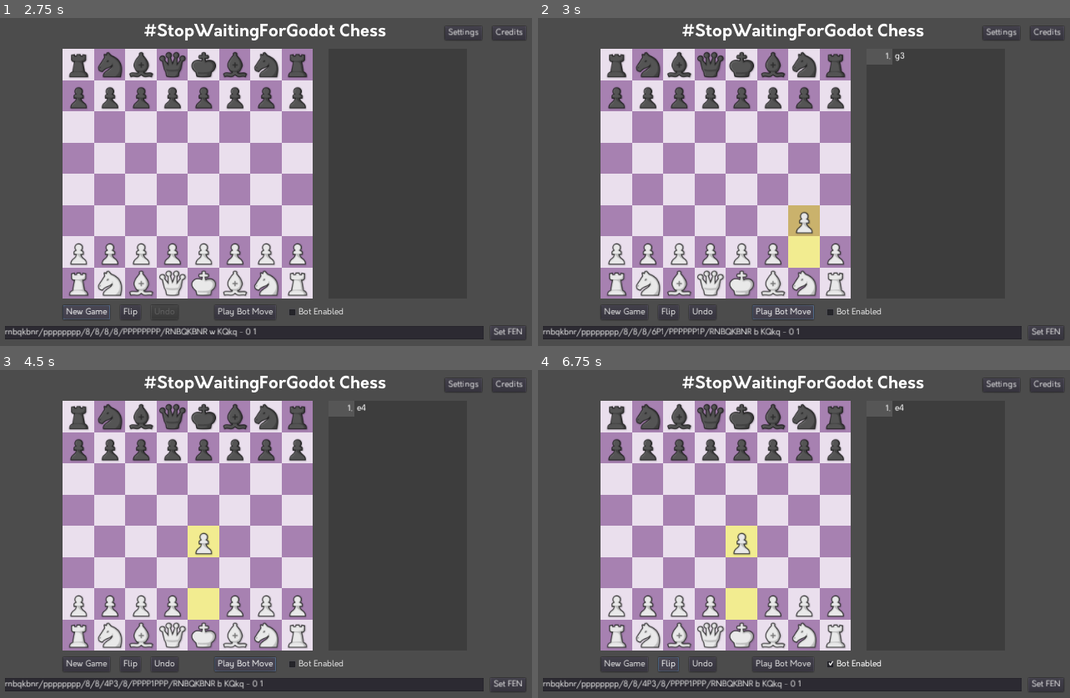
Above: before the commit, frames 1-4 (two rows, left to right).
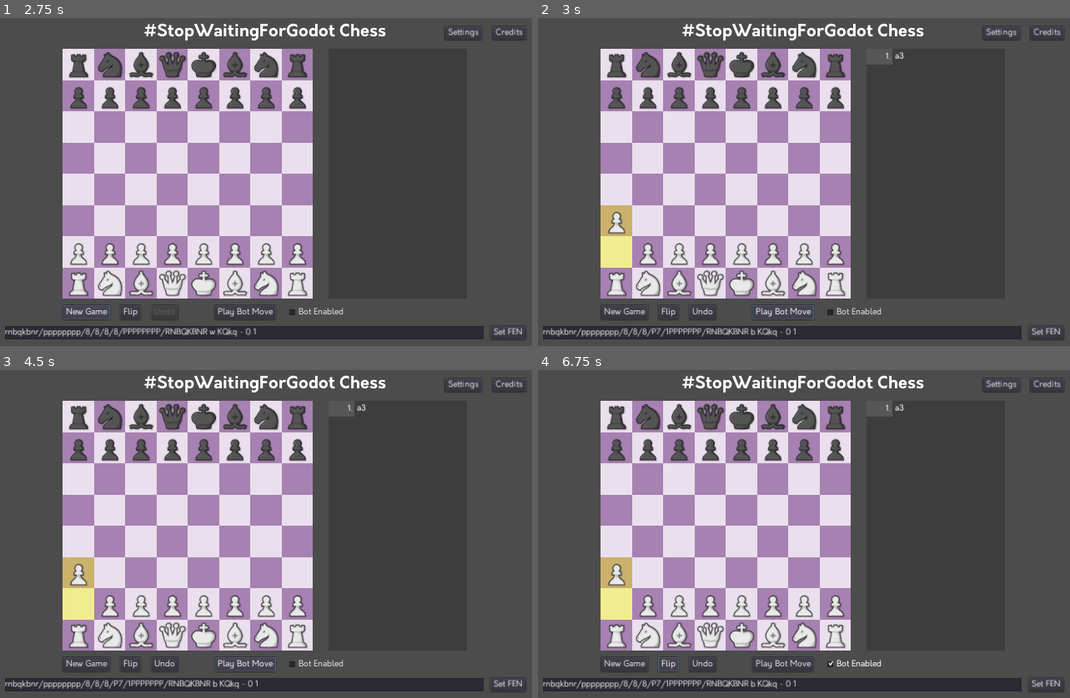
Above: after the commit, the same moments.

Repository: thearst3rd/stopwaitingforgodot-chess
Game: Godot game, scene res://src/Game.tscn
Same seed, same stepped clock (60 frames per second), same inputs: the game is played once before the commit and once after it.
Inputs:
- Up to frame 1 (2.75 s): click "Set FEN" at 0.5 s; click "New Game" at 1.25 s; click "New Game" at 2 s
- Up to frame 2 (3 s): click "Play Bot Move" at 2.75 s
- Up to frame 3 (4.5 s): click "Undo" at 3.5 s; click "Play Bot Move" at 4.25 s
- Up to frame 4 (6.75 s): click "Flip" at 5 s; click "Bot Enabled" at 5.75 s; click "Flip" at 6.5 s

Frame 1 is identical in both runs. In frame 2, 2.6% of the frame differs, in the area x 11-69%, y 10-98%; in frame 3, 2.6%; in frame 4, 2.6%.

Commit message:
Simple negamax algorithm implemented

Diff:
--- a/project.godot
+++ b/project.godot
@@ -15,12 +15,18 @@
 "path": "res://src/chess/Chess.gd"
 }, {
 "base": "Reference",
+"class": "ChessEngine",
+"language": "GDScript",
+"path": "res://src/chess/ChessEngine.gd"
+}, {
+"base": "Reference",
 "class": "Move",
 "language": "GDScript",
 "path": "res://src/chess/Move.gd"
 } ]
 _global_script_class_icons={
 "Chess": "",
+"ChessEngine": "",
 "Move": ""
 }
 
--- a/src/Game.gd
+++ b/src/Game.gd
@@ -2,6 +2,7 @@
 
 
 var chess = Chess.new()
+var engine = ChessEngine.new()
 onready var board = find_node("Board")
 onready var title_text = find_node("Title").text
 onready var bot_timer = find_node("BotTimer")
@@ -77,13 +78,6 @@
 				if last_move.notation_san[-1] == "+":
 					find_node("CheckSound").play()
 
-# This is the "thinking" function that the bot uses to choose which move it wants to play
-func bot_get_move():
-	# Just pick a random move for now...
-	# TODO, implement some sort of actual AI
-	var move = legal_moves[randi() % legal_moves.size()]
-	return move
-
 func bot_play(with_timeout = false):
 	if chess.is_game_over():
 		return
@@ -92,8 +86,9 @@
 	if with_timeout:
 		bot_timer.start()
 	else:
-		var move = bot_get_move()
-		chess.play_move(move)
+		var result = engine.get_move(chess)
+		print(result[0])
+		chess.play_move(result[1])
 		bot_thinking = false
 		bot_timer.stop()
 		update_state(true)
--- /dev/null
+++ b/src/chess/ChessEngine.gd
@@ -0,0 +1,70 @@
+extends Reference
+class_name ChessEngine
+
+const MATE_SCORE = 1_000_000_000
+const MATE_THRESHOLD = 999_000_000
+
+const INF_SCORE = 0xFFFF_FFFF_FFFF
+
+var search_depth = 3
+
+func get_move(chess : Chess):
+	return negamax(chess, search_depth, -INF_SCORE, INF_SCORE)
+
+static func get_piece_value(piece) -> int:
+	match piece:
+		null, "K", "k":
+			pass
+		"Q", "q":
+			return 900
+		"R", "r":
+			return 500
+		"B", "b":
+			return 300
+		"N", "n":
+			return 300
+		"P", "p":
+			return 100
+	return 0;
+
+
+# Evaluates a position from the POV of whose turn it is
+static func evaluate(chess : Chess) -> int:
+	var material_count = 0
+	# Simple, just count pieces
+	for i in range(64):
+		var piece = chess.pieces[i]
+		if piece == null:
+			continue
+		var mult = 1 if (Chess.piece_color(piece) == chess.turn) else -1
+		material_count += mult * get_piece_value(piece)
+
+	return material_count
+
+static func negamax(chess : Chess, depth, alpha, beta):
+	if depth <= 0:
+		if chess.in_check():
+			var moves = chess.generate_legal_moves()
+			if moves.size() == 0:
+				return [-MATE_SCORE, null]
+		return [evaluate(chess), null]
+	var moves = chess.generate_legal_moves()
+	var best_score = -INF_SCORE
+	var best_move = null
+	if moves.size() == 0:
+		best_score = -MATE_SCORE if chess.in_check() else 0
+	for move in moves:
+		chess.play_move(move)
+		var curr_score = -negamax(chess, depth - 1, -beta, -alpha)[0]
+		if curr_score > MATE_THRESHOLD:
+			curr_score -= 1
+		elif curr_score < -MATE_THRESHOLD:
+			curr_score += 1
+		chess.undo()
+		if curr_score > best_score:
+			best_score = curr_score
+			best_move = move
+			alpha = max(alpha, best_score)
+			if alpha >= beta:
+				break
+	return [best_score, best_move]
